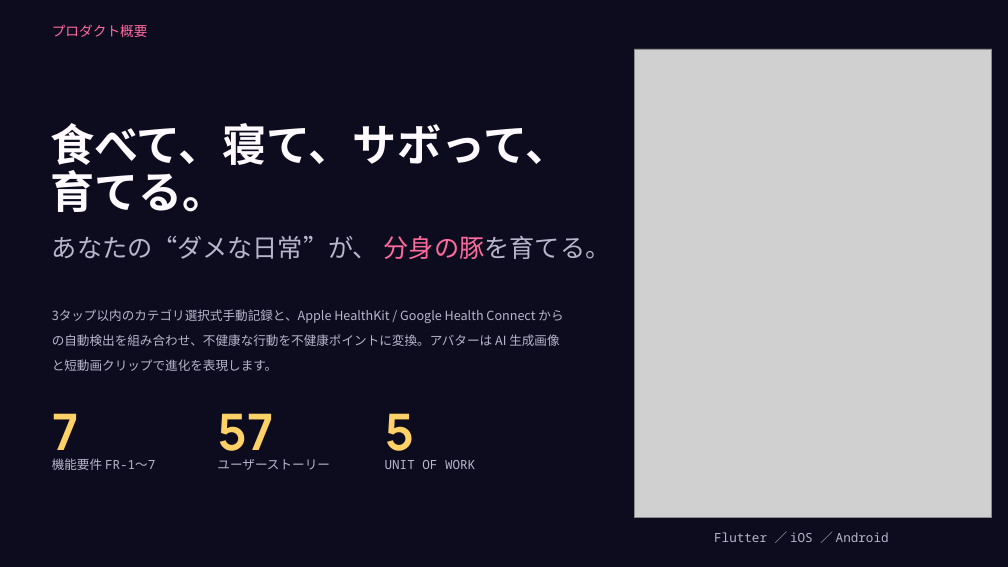
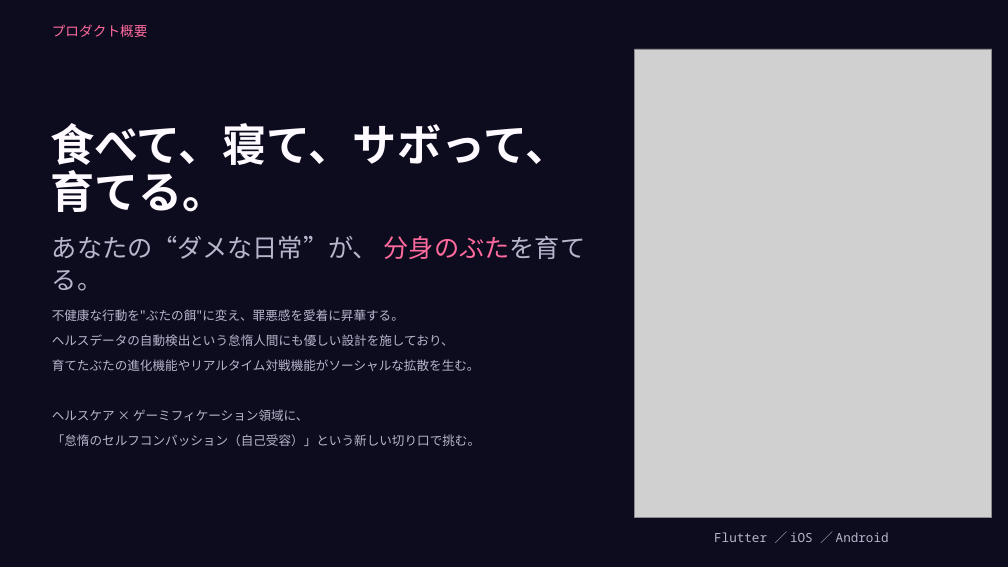
Before and after one commit to 7min-prog/aws_aidlc_hackathon2026_butasodate, a slide deck: slide 2 of docs/ぶたそだて_概要説明.pptx (slide 4 before the commit). Drawn at 1008x567 pixels with LibreOffice and Linux fonts; fonts in the diff are those of the drawing; grey boxes stand for pictures. Boxes give left, top, right and bottom in pixels: in the first picture for what was removed or moved away, otherwise in the second. Text is boxed around its words. In the diff, an @@ line names an element or a change of style, - is before the commit and + after.

```diff
--- a/docs/ぶたそだて_概要説明.pptx
+++ b/docs/ぶたそだて_概要説明.pptx
@@ text at [52, 236, 586, 291]: text changed @@
-あなたの“ダメな日常”が、 分身の豚を育てる。
+あなたの“ダメな日常”が、 分身のぶたを育てる。
@@ text at [52, 309, 480, 446]: text changed @@
-3タップ以内のカテゴリ選択式手動記録と、Apple HealthKit / Google Health Connect からの自動検出を組み合わせ、不健康な行動を不健康ポイントに変換。アバターは AI 生成画像と短動画クリップで進化を表現します。
+不健康な行動を"ぶたの餌"に変え、罪悪感を愛着に昇華する。
+ヘルスデータの自動検出という怠惰人間にも優しい設計を施しており、
+育てたぶたの進化機能やリアルタイム対戦機能がソーシャルな拡散を生む。
+ヘルスケア × ゲーミフィケーション領域に、
+「怠惰のセルフコンパッション（自己受容）」という新しい切り口で挑む。
@@ text removed at [52, 413, 79, 464] @@
-7
@@ text removed at [217, 413, 273, 464] @@
-57
@@ text removed at [385, 413, 415, 464] @@
-5
@@ text removed at [52, 458, 155, 470] @@
-機能要件 FR-1〜7
@@ text removed at [217, 459, 330, 470] @@
-ユーザーストーリー
@@ text removed at [385, 460, 475, 469] @@
-UNIT OF WORK
```
Also in this commit, not shown: 4 other slides changed, 1 other file.
